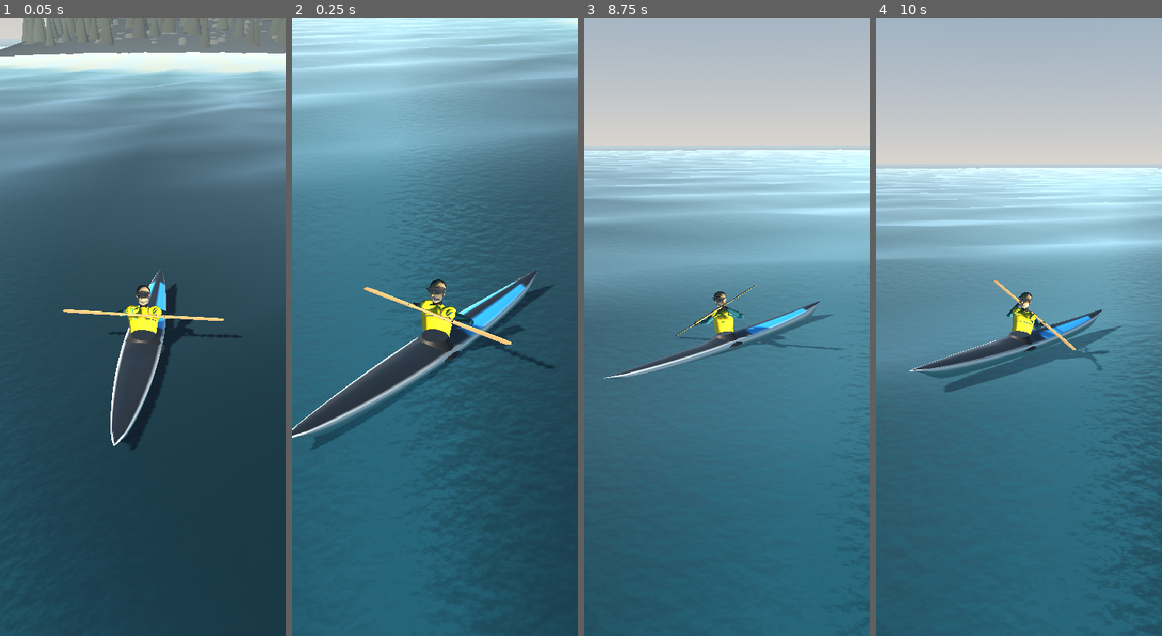
Above: before the commit, frames 1-4 (left to right).
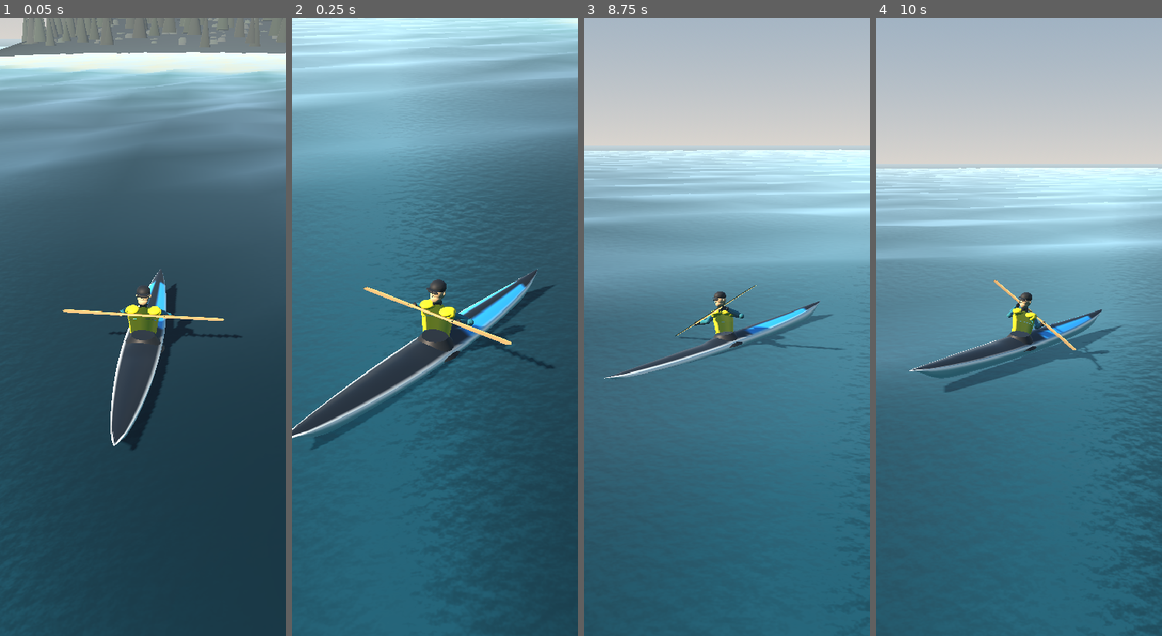
Above: after the commit, the same moments.

Repository: twknab/salish-sea-expeditions
Game: Godot game, scene res://scenes/sea.tscn
Two runs of this game, one before a commit and one after it. Both use one fixed random seed, a clock stepped at 60 frames per second and the inputs below.
Inputs (mouse positions are in pixels of both pictures, inside the frame that each line leads up to):
- Up to frame 1 (0.05 s): no input
- Up to frame 2 (0.25 s): no input
- Up to frame 3 (8.75 s): tap Enter at 0.5 s; move the mouse to (789, 296) at 0.52 s; hold D 0.53-1.25 s; tap Z at 0.6, 5.1 s; click (789, 296) at 0.67 s; drag from (669, 357) to (712, 450) at 1.27 s; move the mouse to (755, 191) at 2.02 s; hold D 2.03-2.75 s; tap J at 2.1, 6.6 s; drag from (712, 450) to (641, 234) at 2.77 s; move the mouse to (812, 419) at 3.52 s; hold A 3.53-4.25 s; tap Q at 3.6, 8.1 s; drag from (641, 234) to (684, 172) at 4.27 s; move the mouse to (741, 327) at 5.02 s; hold S 5.03-5.75 s; click (741, 327) at 5.17 s; drag from (684, 172) to (669, 357) at 5.77 s; move the mouse to (789, 296) at 6.52 s; hold D 6.53-7.25 s; drag from (669, 357) to (712, 450) at 7.27 s; move the mouse to (755, 191) at 8.02 s; hold S from 8.03 s (still down)
- Up to frame 4 (10 s): release S at 8.75 s; drag from (1004, 450) to (933, 234) at 8.77 s; move the mouse to (1104, 419) at 9.52 s; hold D from 9.53 s (still down); tap Z at 9.6 s; click (1104, 419) at 9.67 s

The runs differ from the first frame. In frame 1, 0.5% of the frame differs, in the area x 41-61%, y 43-52%; in frame 2, 0.6%, in the area x 40-82%, y 42-52%; in frame 3, 0.4%; in frame 4, 0.4%.

Commit message:
Godot: body mesh built from arrays with analytic normals, so the skinned figure shades smoothly
Co-Authored-By: Claude Fable 5.1 <noreply@anthropic.com>
Claude-Session: https://claude.ai/code/session_012pnZHEZ1nKNhR1ekswgXzX

Diff:
--- a/godot/scripts/body_mesh.gd
+++ b/godot/scripts/body_mesh.gd
@@ -25,8 +25,15 @@
 
 var skeleton: Skeleton3D
 var mesh_instance: MeshInstance3D
-var _st: SurfaceTool
 var _bone_index := {}
+# Mesh arrays: built by hand so every vertex carries an analytic normal and smooth shading survives
+# the bone weights (SurfaceTool will not merge weighted vertices, so its normals come out faceted).
+var _pos := PackedVector3Array()
+var _nrm := PackedVector3Array()
+var _col := PackedColorArray()
+var _bon := PackedInt32Array()
+var _wgt := PackedFloat32Array()
+var _idx := PackedInt32Array()
 
 ## Build the skeleton and the mesh. `palette` gives colours by region: skin, suit, pfd, glove,
 ## boot, cap. `dress` 0..4 decides which regions exist. `legs` false hides the legs (under a deck).
@@ -45,8 +52,6 @@
 		var parent_g := Transform3D.IDENTITY if b[1] == "" else _bone_rest_global(_bone_by_name(b[1]))
 		skeleton.set_bone_rest(i, parent_g.affine_inverse() * g)
 		skeleton.set_bone_pose(i, parent_g.affine_inverse() * g)
-	_st = SurfaceTool.new()
-	_st.begin(Mesh.PRIMITIVE_TRIANGLES)
 	var suit: Color = palette.suit
 	var skin: Color = palette.skin
 	var gloves: Color = palette.glove if dress >= 4 else skin
@@ -57,22 +62,20 @@
 	_tube("spine", "chest", [[0.15, 0.105], [0.17, 0.115]], palette.pfd if pfd else suit, 18, "hips", "chest", 1.2 if pfd else 1.0)
 	_tube("chest", "neck", [[0.175, 0.12], [0.19, 0.11], [0.09, 0.07]], palette.pfd if pfd else suit, 18, "spine", "neck", 1.18 if pfd else 1.0, [0.0, 0.55, 1.0])
 	if pfd:
-		# Shoulder yokes of the PFD, a thin band over each shoulder.
 		for s in ["l", "r"]:
 			_blob(JOINTS["shoulder_" + s] * Vector3(0.78, 1.0, 1.0) + Vector3(0, 0.02, 0), Vector3(0.09, 0.05, 0.12), palette.pfd, "chest")
 	_tube("neck", "head", [[0.052, 0.05], [0.058, 0.055]], palette.gasket if dress >= 2 else skin, 12, "chest", "head")
-	# Head: skull as an ellipsoid loft, a jaw, a nose; cap or hair on top.
+	# Head: skull, chin, nose, ears, eyes; cap and sunglasses on the water, hair otherwise.
 	_blob(JOINTS.head + Vector3(0, 0.125, 0.0), Vector3(0.092, 0.118, 0.104), skin, "head")
 	_blob(JOINTS.head + Vector3(0, 0.06, 0.025), Vector3(0.072, 0.07, 0.078), skin, "head")
 	_blob(JOINTS.head + Vector3(0, 0.1, 0.1), Vector3(0.014, 0.018, 0.018), skin, "head")
 	for s in [-1.0, 1.0]:
-		_blob(JOINTS.head + Vector3(s * 0.092, 0.11, -0.005), Vector3(0.012, 0.022, 0.016), skin, "head")  # ears
-	for s in [-1.0, 1.0]:
+		_blob(JOINTS.head + Vector3(s * 0.092, 0.11, -0.005), Vector3(0.012, 0.022, 0.016), skin, "head")
 		_blob(JOINTS.head + Vector3(s * 0.036, 0.135, 0.088), Vector3(0.011, 0.011, 0.007), Color(0.08, 0.07, 0.06), "head")
 	if dress >= 4:
-		_blob(JOINTS.head + Vector3(0, 0.137, 0.09), Vector3(0.082, 0.018, 0.022), palette.gasket, "head")  # sunglasses
-		_blob(JOINTS.head + Vector3(0, 0.175, -0.003), Vector3(0.097, 0.085, 0.108), palette.cap, "head")  # neoprene cap
-		_blob(JOINTS.head + Vector3(0, 0.168, 0.085), Vector3(0.095, 0.01, 0.06), palette.cap, "head")      # brim
+		_blob(JOINTS.head + Vector3(0, 0.137, 0.09), Vector3(0.082, 0.018, 0.022), palette.gasket, "head")
+		_blob(JOINTS.head + Vector3(0, 0.175, -0.003), Vector3(0.097, 0.085, 0.108), palette.cap, "head")
+		_blob(JOINTS.head + Vector3(0, 0.168, 0.085), Vector3(0.095, 0.01, 0.06), palette.cap, "head")
 	else:
 		_blob(JOINTS.head + Vector3(0, 0.172, -0.008), Vector3(0.095, 0.082, 0.106), palette.hair, "head")
 	# Arms: shoulder ball, upper arm, elbow, forearm tapering to the wrist gasket, a hand.
@@ -83,7 +86,6 @@
 		_tube("elbow_" + s, "wrist_" + s, [[0.045, 0.045], [0.034, 0.03]], suit, 12, "upper_arm_" + s, "hand_" + s)
 		_blob(JOINTS["wrist_" + s], Vector3(0.036, 0.018, 0.036), palette.gasket if dress >= 2 else skin, "hand_" + s)
 		_tube("wrist_" + s, "hand_" + s, [[0.034, 0.024], [0.03, 0.016]], gloves, 10, "forearm_" + s, "")
-	# Legs, when they are to be seen.
 	if legs:
 		for s in ["l", "r"]:
 			_tube("hip_" + s, "knee_" + s, [[0.085, 0.085], [0.06, 0.06]], suit, 12, "hips", "shin_" + s)
@@ -91,9 +93,16 @@
 			_tube("knee_" + s, "ankle_" + s, [[0.058, 0.058], [0.04, 0.042]], suit, 12, "thigh_" + s, "foot_" + s)
 			_tube("ankle_" + s, "toe_" + s, [[0.045, 0.05], [0.04, 0.035]], boots, 10, "shin_" + s, "")
 			_blob(JOINTS["ankle_" + s] + Vector3(0, -0.01, -0.03), Vector3(0.045, 0.04, 0.05), boots, "foot_" + s)
-	_st.index()
-	_st.generate_normals()
-	var mesh := _st.commit()
+	var arrays := []
+	arrays.resize(Mesh.ARRAY_MAX)
+	arrays[Mesh.ARRAY_VERTEX] = _pos
+	arrays[Mesh.ARRAY_NORMAL] = _nrm
+	arrays[Mesh.ARRAY_COLOR] = _col
+	arrays[Mesh.ARRAY_BONES] = _bon
+	arrays[Mesh.ARRAY_WEIGHTS] = _wgt
+	arrays[Mesh.ARRAY_INDEX] = _idx
+	var mesh := ArrayMesh.new()
+	mesh.add_surface_from_arrays(Mesh.PRIMITIVE_TRIANGLES, arrays)
 	mesh_instance = MeshInstance3D.new()
 	mesh_instance.mesh = mesh
 	var mat := StandardMaterial3D.new()
@@ -104,38 +113,22 @@
 	mesh_instance.skin = skeleton.create_skin_from_rest_transforms()
 	skeleton.add_child(mesh_instance)
 
-func _bone_by_name(n: String) -> Array:
-	for b in BONES:
-		if b[0] == n:
-			return b
-	return []
-
-## Rest transform of a bone: origin at its from-joint, +y along the bone.
-func _bone_rest_global(b: Array) -> Transform3D:
-	var a: Vector3 = JOINTS[b[2]]
-	var c: Vector3 = JOINTS[b[3]]
-	return BodyMesh.frame(a, c, Vector3.FORWARD)
-
-## A transform at `origin` whose +y points at `target`; `ref` steadies the roll.
-static func frame(origin: Vector3, target: Vector3, ref: Vector3) -> Transform3D:
-	var y := (target - origin).normalized()
-	if y.length() < 1e-5:
-		y = Vector3.UP
-	var r := ref
-	if absf(r.normalized().dot(y)) > 0.95:
-		r = Vector3.RIGHT
-	var x := r.cross(y).normalized()
-	var z := x.cross(y).normalized()
-	return Transform3D(Basis(x, y, z), origin)
-
-func _weights(bone: String, blend_bone: String, w: float) -> void:
+func _vert(p: Vector3, n: Vector3, c: Color, bone: String, blend_bone: String, w: float) -> int:
+	_pos.append(p)
+	_nrm.append(n.normalized())
+	_col.append(c)
 	var bi: int = _bone_index[bone]
 	if blend_bone == "" or w <= 0.001 or not _bone_index.has(blend_bone):
-		_st.set_bones(PackedInt32Array([bi, 0, 0, 0]))
-		_st.set_weights(PackedFloat32Array([1.0, 0.0, 0.0, 0.0]))
+		_bon.append_array(PackedInt32Array([bi, 0, 0, 0]))
+		_wgt.append_array(PackedFloat32Array([1.0, 0.0, 0.0, 0.0]))
 	else:
-		_st.set_bones(PackedInt32Array([bi, _bone_index[blend_bone], 0, 0]))
-		_st.set_weights(PackedFloat32Array([1.0 - w, w, 0.0, 0.0]))
+		_bon.append_array(PackedInt32Array([bi, _bone_index[blend_bone], 0, 0]))
+		_wgt.append_array(PackedFloat32Array([1.0 - w, w, 0.0, 0.0]))
+	return _pos.size() - 1
+
+func _quad(a: int, b: int, c: int, d: int) -> void:
+	# a-b-c-d around the quad; two triangles, counter-clockwise seen from outside.
+	_idx.append_array(PackedInt32Array([a, c, b, a, d, c]))
 
 ## A tube from joint `a` to joint `b` with elliptical radii per profile stop, weighted to the bone
 ## that spans it and blended into the neighbouring bones at its ends.
@@ -151,7 +144,7 @@
 	var f := BodyMesh.frame(pa, pb, Vector3.FORWARD)
 	var len := pa.distance_to(pb)
 	var rings := 6
-	var ring_pts: Array = []
+	var ring_ids: Array = []
 	for i in range(rings + 1):
 		var t := float(i) / rings
 		var rx := 0.0
@@ -171,54 +164,65 @@
 			rx = lerpf(profile[j][0], profile[j + 1][0], u)
 			rz = lerpf(profile[j][1], profile[j + 1][1], u)
 		rx *= scale; rz *= scale
-		var pts := PackedVector3Array()
+		var blend_bone := prev_bone if t < 0.5 else next_bone
+		var w := 0.0
+		if t < 0.2 and prev_bone != "":
+			w = (0.2 - t) / 0.2 * 0.5
+		elif t > 0.8 and next_bone != "":
+			w = (t - 0.8) / 0.2 * 0.5
+		var ids := PackedInt32Array()
+		for s in range(segs + 1):
+			var ang := TAU * (s % segs) / segs
+			var local := Vector3(cos(ang) * rx, t * len, sin(ang) * rz)
+			var n_local := Vector3(cos(ang) / maxf(rx, 1e-4), 0.0, sin(ang) / maxf(rz, 1e-4))
+			ids.append(_vert(f * local, f.basis * n_local, color, bone, blend_bone, w))
+		ring_ids.append(ids)
+	for i in range(rings):
 		for s in range(segs):
-			var ang := TAU * s / segs
-			pts.append(f * Vector3(cos(ang) * rx, t * len, sin(ang) * rz))
-		ring_pts.append({ "pts": pts, "t": t })
-	for i in range(rings):
-		var r0: Dictionary = ring_pts[i]
-		var r1: Dictionary = ring_pts[i + 1]
-		for s in range(segs):
-			var s2 := (s + 1) % segs
-			var quad := [[r0, s], [r1, s2], [r0, s2], [r0, s], [r1, s], [r1, s2]]
-			for q in quad:
-				var ring: Dictionary = q[0]
-				var t: float = ring.t
-				var blend_bone := prev_bone if t < 0.5 else next_bone
-				var w := 0.0
-				if t < 0.2 and prev_bone != "":
-					w = (0.2 - t) / 0.2 * 0.5
-				elif t > 0.8 and next_bone != "":
-					w = (t - 0.8) / 0.2 * 0.5
-				_weights(bone, blend_bone, w)
-				_st.set_color(color)
-				_st.add_vertex(ring.pts[q[1]])
+			_quad(ring_ids[i][s], ring_ids[i][s + 1], ring_ids[i + 1][s + 1], ring_ids[i + 1][s])
 
 ## An ellipsoid at a point, fully weighted to one bone (joints, head, nose, eyes, cap).
 func _blob(center: Vector3, radii: Vector3, color: Color, bone: String) -> void:
-	var lat := 7
-	var lon := 12
+	var lat := 8
+	var lon := 14
 	var grid: Array = []
 	for i in range(lat + 1):
 		var v := PI * i / lat
-		var row := PackedVector3Array()
-		for j in range(lon):
-			var u := TAU * j / lon
-			row.append(center + Vector3(sin(v) * cos(u) * radii.x, cos(v) * radii.y, sin(v) * sin(u) * radii.z))
+		var row := PackedInt32Array()
+		for j in range(lon + 1):
+			var u := TAU * (j % lon) / lon
+			var d := Vector3(sin(v) * cos(u), cos(v), sin(v) * sin(u))
+			var p := center + d * radii
+			var n := Vector3(d.x / radii.x, d.y / radii.y, d.z / radii.z)
+			row.append(_vert(p, n, color, bone, "", 0.0))
 		grid.append(row)
-	_weights(bone, "", 0.0)
-	_st.set_color(color)
 	for i in range(lat):
 		for j in range(lon):
-			var j2 := (j + 1) % lon
-			var a: Vector3 = grid[i][j]; var b: Vector3 = grid[i + 1][j]; var c: Vector3 = grid[i + 1][j2]; var d: Vector3 = grid[i][j2]
-			_weights(bone, "", 0.0); _st.set_color(color); _st.add_vertex(a)
-			_weights(bone, "", 0.0); _st.set_color(color); _st.add_vertex(c)
-			_weights(bone, "", 0.0); _st.set_color(color); _st.add_vertex(b)
-			_weights(bone, "", 0.0); _st.set_color(color); _st.add_vertex(a)
-			_weights(bone, "", 0.0); _st.set_color(color); _st.add_vertex(d)
-			_weights(bone, "", 0.0); _st.set_color(color); _st.add_vertex(c)
+			_quad(grid[i][j], grid[i][j + 1], grid[i + 1][j + 1], grid[i + 1][j])
+
+func _bone_by_name(n: String) -> Array:
+	for b in BONES:
+		if b[0] == n:
+			return b
+	return []
+
+## Rest transform of a bone: origin at its from-joint, +y along the bone.
+func _bone_rest_global(b: Array) -> Transform3D:
+	var a: Vector3 = JOINTS[b[2]]
+	var c: Vector3 = JOINTS[b[3]]
+	return BodyMesh.frame(a, c, Vector3.FORWARD)
+
+## A transform at `origin` whose +y points at `target`; `ref` steadies the roll.
+static func frame(origin: Vector3, target: Vector3, ref: Vector3) -> Transform3D:
+	var y := (target - origin).normalized()
+	if y.length() < 1e-5:
+		y = Vector3.UP
+	var r := ref
+	if absf(r.normalized().dot(y)) > 0.95:
+		r = Vector3.RIGHT
+	var x := r.cross(y).normalized()
+	var z := x.cross(y).normalized()
+	return Transform3D(Basis(x, y, z), origin)
 
 ## Pose a chain of bones so that each joint sits at the given world position (skeleton space).
 ## `joints` maps joint names to positions; bones whose both joints are given are posed.
